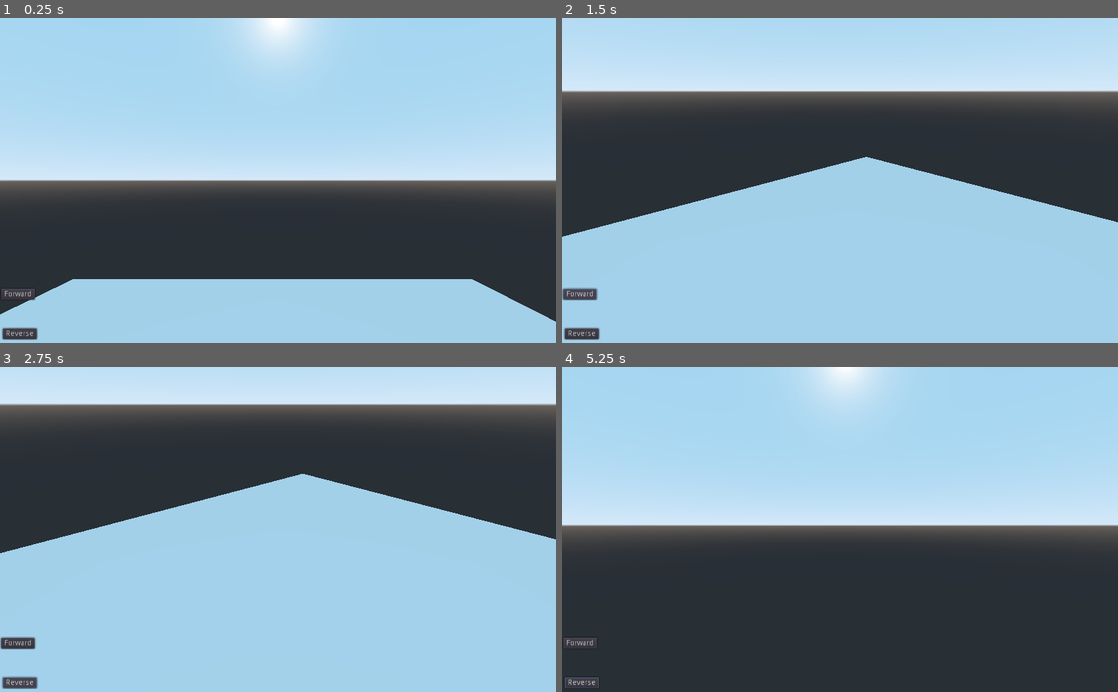
Above: before the commit, frames 1-4 (two rows, left to right).
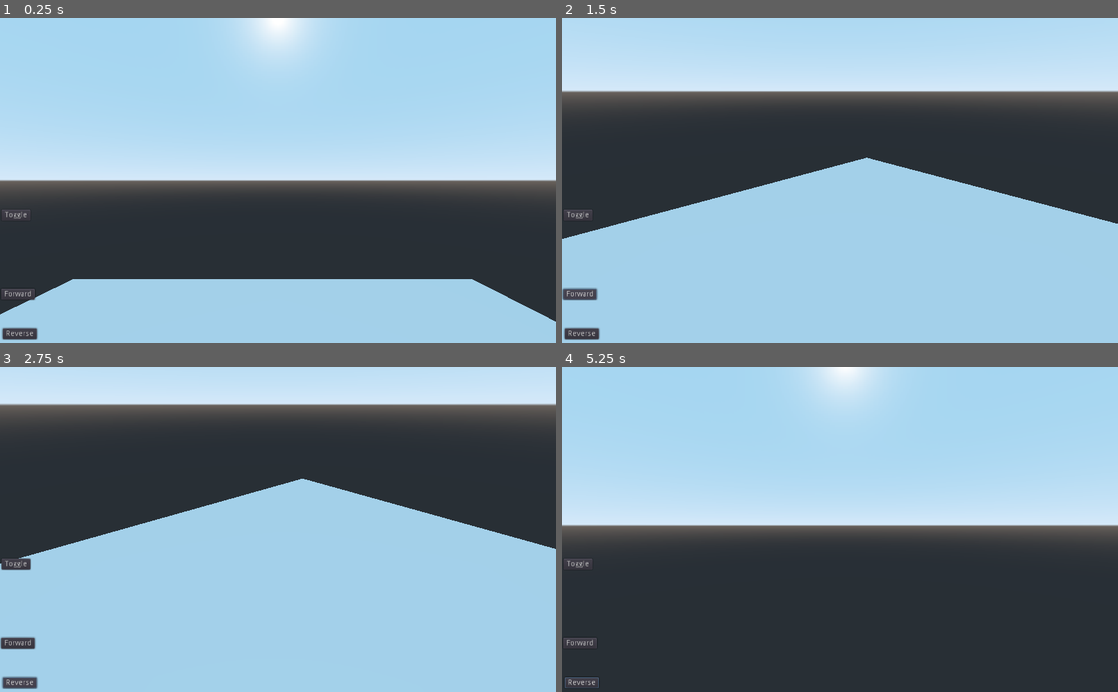
Above: after the commit, the same moments.

Repository: bd9lut935a/vt3
Game: Godot game, scene res://main.tscn
Same seed, same stepped clock (60 frames per second), same inputs: the game is played once before the commit and once after it.
Inputs (mouse positions are in pixels of both pictures, inside the frame that each line leads up to):
- Up to frame 1 (0.25 s): no input
- Up to frame 2 (1.5 s): click (578, 216) at 0.5 s, where only the run after the commit has a clickable "Toggle"; click "Forward" at 1.25 s
- Up to frame 3 (2.75 s): click "Reverse" at 2 s
- Up to frame 4 (5.25 s): tap Enter (ui_accept) at 2.75, 3.02, 3.5, 3.77, 4.25, 5 s; move the mouse to (867, 529) at 2.77 s; hold E 2.78-3.53 s; hold Up (ui_up) from 2.78 s (still down); click (867, 529) at 2.92 s; tap Q at 3.05, 3.6, 4.55, 5.1 s; move the mouse to (812, 529) at 3.52 s; click (812, 529) at 3.67 s; tap E at 3.8 s; move the mouse to (851, 523) at 4.27 s; hold E 4.28-5.03 s; click (851, 523) at 4.42 s; move the mouse to (834, 536) at 5.02 s; click (834, 536) at 5.17 s

The runs differ from the first frame. In frame 1, less than 0.1% of the frame differs, in the area x 0-6%, y 58-62%; in frame 2, 0.5%; in frame 3, 2.5%, in the area x 0-100%, y 32-63%; in frame 4, less than 0.1%.

Commit message:
add: first prototype of mobile desktop browser based fpv

Diff:
--- a/src/fpv.gd
+++ b/src/fpv.gd
@@ -22,6 +22,7 @@
 onready var shape = $CollisionShape
 onready var forward_btn = $"/root/Main/MobileControls/Forward"
 onready var reverse_btn = $"/root/Main/MobileControls/Reverse"
+onready var flytoggle_btn = $"/root/Main/MobileControls/FlyToggle"
 
 func _ready():
 	# Player collision capsule
@@ -31,13 +32,15 @@
 	shape.shape = capsule
 	cam.translation.y = CAMERA_HEIGHT
 
-	# Connect signals (optional, still safe)
+	# Connect signals for mobile buttons
 	if forward_btn:
 		forward_btn.connect("pressed", self, "_on_forward_pressed")
 		forward_btn.connect("released", self, "_on_forward_released")
 	if reverse_btn:
 		reverse_btn.connect("pressed", self, "_on_reverse_pressed")
 		reverse_btn.connect("released", self, "_on_reverse_released")
+	if flytoggle_btn:
+		flytoggle_btn.connect("pressed", self, "_on_flytoggle_pressed")
 
 
 func _process(delta):
@@ -49,11 +52,11 @@
 
 
 func _input(event):
-	# --- Fly toggle ---
+	# --- Fly toggle with F key ---
 	if event is InputEventKey and event.is_pressed() and event.scancode == KEY_F:
 		fly_mode = !fly_mode
 
-	# --- Look input ---
+	# --- Look input (mouse or touch) ---
 	if event is InputEventMouseMotion or event is InputEventScreenDrag:
 		_apply_look(event.relative)
 
@@ -69,30 +72,41 @@
 func _physics_process(delta):
 	var direction = Vector3.ZERO
 
-	# Movement from keyboard or mobile buttons
-	if Input.is_action_pressed("ui_up") or move_forward:
-		direction -= transform.basis.z
-	if Input.is_action_pressed("ui_down") or move_backward:
-		direction += transform.basis.z
-	if Input.is_action_pressed("ui_left"):
-		direction -= transform.basis.x
-	if Input.is_action_pressed("ui_right"):
-		direction += transform.basis.x
+	if fly_mode:
+		# Full 3D camera-relative movement
+		var cam_basis = cam.global_transform.basis
+		if Input.is_action_pressed("ui_up") or move_forward:
+			direction -= cam_basis.z
+		if Input.is_action_pressed("ui_down") or move_backward:
+			direction += cam_basis.z
+		if Input.is_action_pressed("ui_left"):
+			direction -= cam_basis.x
+		if Input.is_action_pressed("ui_right"):
+			direction += cam_basis.x
 
-	direction = direction.normalized()
-
-	if fly_mode:
+		direction = direction.normalized()
 		velocity = direction * fly_speed
 
+		# Optional vertical adjustment (E/Q)
 		if Input.is_key_pressed(KEY_E):
-			velocity.y = fly_speed
+			velocity.y += fly_speed
 		elif Input.is_key_pressed(KEY_Q):
-			velocity.y = -fly_speed
-		else:
-			velocity.y = 0
+			velocity.y -= fly_speed
 
 		velocity = move_and_slide(velocity, Vector3.UP)
 	else:
+		# Ground movement (parallel to floor)
+		if Input.is_action_pressed("ui_up") or move_forward:
+			direction -= transform.basis.z
+		if Input.is_action_pressed("ui_down") or move_backward:
+			direction += transform.basis.z
+		if Input.is_action_pressed("ui_left"):
+			direction -= transform.basis.x
+		if Input.is_action_pressed("ui_right"):
+			direction += transform.basis.x
+
+		direction = direction.normalized()
+
 		velocity.x = direction.x * speed
 		velocity.z = direction.z * speed
 		velocity.y += gravity * delta
@@ -103,7 +117,7 @@
 		velocity = move_and_slide(velocity, Vector3.UP)
 
 
-# --- Optional signal callbacks (for reference) ---
+# --- Optional signal callbacks for mobile buttons ---
 func _on_forward_pressed():
 	pass
 func _on_forward_released():
@@ -112,3 +126,5 @@
 	pass
 func _on_reverse_released():
 	pass
+func _on_flytoggle_pressed():
+	fly_mode = !fly_mode
--- a/src/main.tscn
+++ b/src/main.tscn
@@ -6,6 +6,9 @@
 
 [node name="Main" type="Spatial"]
 script = ExtResource( 3 )
+__meta__ = {
+"_edit_horizontal_guides_": [  ]
+}
 
 [node name="Platform" parent="." instance=ExtResource( 2 )]
 transform = Transform( 1, 0, 0, 0, 1, 0, 0, 0, 1, -0.635692, 0, -0.72277 )
@@ -28,3 +31,10 @@
 margin_right = 68.0
 margin_bottom = 593.0
 text = "Reverse"
+
+[node name="FlyToggle" type="Button" parent="MobileControls"]
+margin_left = 3.0
+margin_top = 354.0
+margin_right = 56.0
+margin_bottom = 374.0
+text = "Toggle"
Not shown, changed: docs/index.html
Not shown, changed: docs/index.pck
